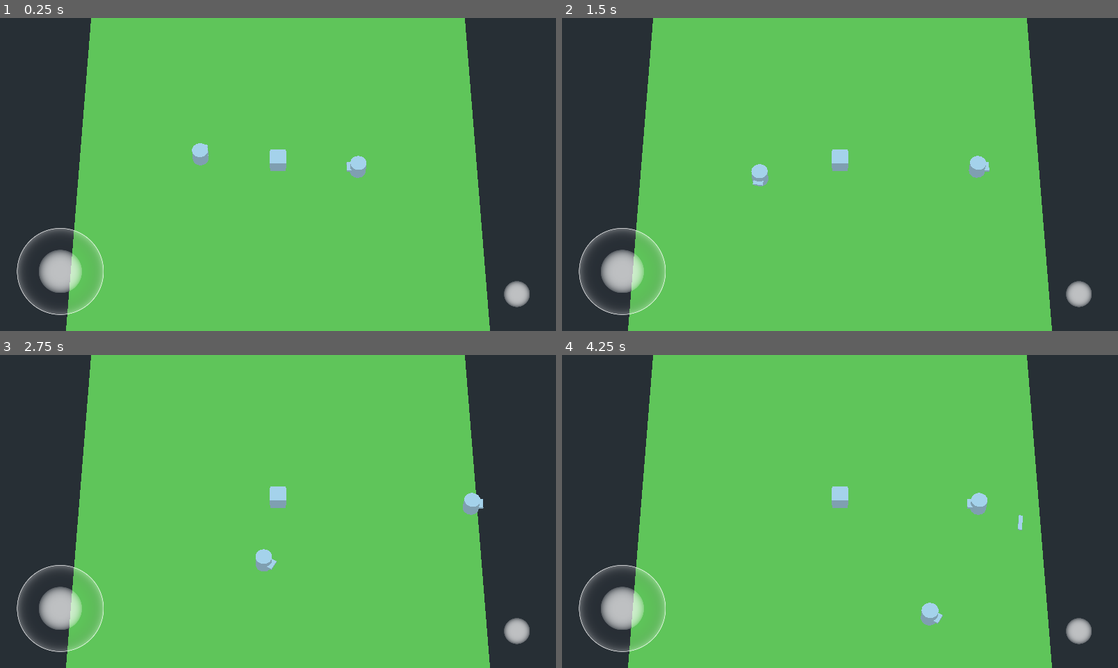
Above: before the commit, frames 1-4 (two rows, left to right).
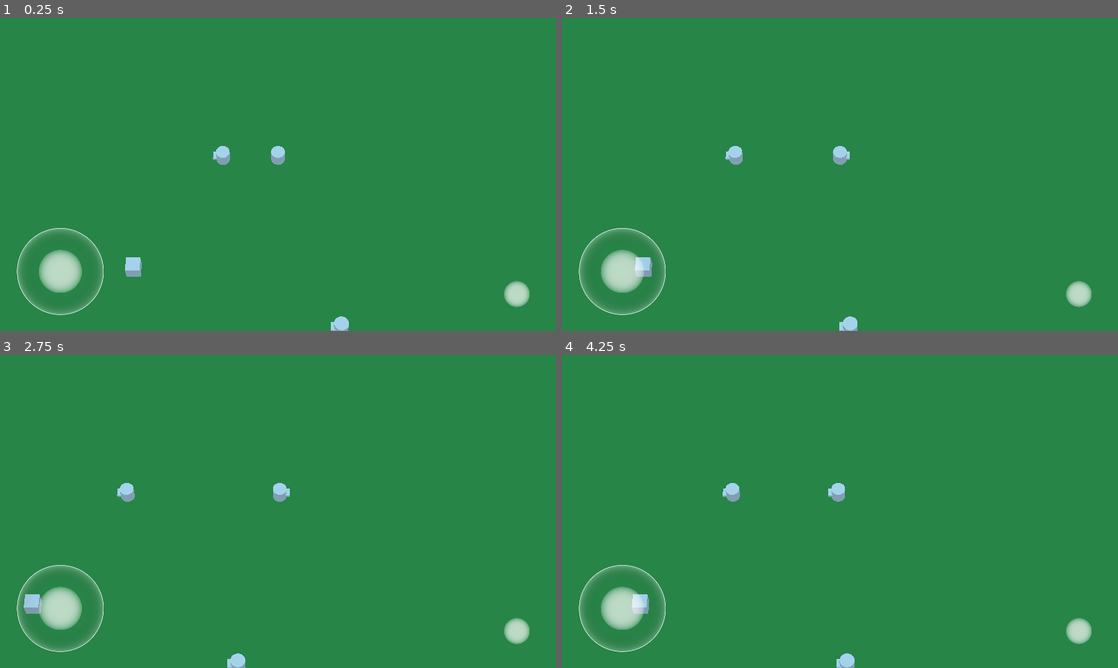
Above: after the commit, the same moments.

Repository: habibsyuhada/boomerang
Game: Godot game, scene res://scenes/Map_Experiment.tscn
Same seed, same stepped clock (60 frames per second), same inputs: the game is played once before the commit and once after it. Before the commit the project starts from res://scenes/Map_Hill.tscn.
Inputs (mouse positions are in pixels of both pictures, inside the frame that each line leads up to):
- Up to frame 1 (0.25 s): no input
- Up to frame 2 (1.5 s): move the mouse to (962, 158) at 0.52 s; hold Right (ui_right) 0.53-1.25 s; tap Space (ui_select) at 0.6, 0.77, 1.07 s; click (962, 158) at 0.67 s; drag from (728, 190) to (595, 305) at 1.27 s
- Up to frame 3 (2.75 s): move the mouse to (333, 442) at 2.02 s; hold Right (ui_right) from 2.03 s (still down); tap Space (ui_select) at 2.1 s
- Up to frame 4 (4.25 s): release Right (ui_right) at 2.75 s; drag from (812, 574) to (1079, 630) at 2.77 s; move the mouse to (1006, 558) at 3.52 s; hold Left (ui_left) from 3.53 s (still down); tap Space (ui_select) at 3.6, 3.77, 4.07 s

The runs differ from the first frame. In frame 1, 100% of the frame differs, in the area x 0-100%, y 0-100%; in frame 2, 100%; in frame 3, 100%; in frame 4, 100%.

Commit message:
power boomerang

Diff:
--- a/objects/Boomerang_Kinetic.gd
+++ b/objects/Boomerang_Kinetic.gd
@@ -3,7 +3,7 @@
 
 # Declare member variables here. Examples:
 enum {IDLE, FLY, RETURN, FREE_ROAM}
-export (float) var throw_speed = 100
+export (float) var throw_speed = 120
 export var time_return = 0.5
 var parent = null
 var state: int = IDLE
@@ -26,8 +26,6 @@
 	if parent == null :
 		parent = get_node_or_null('/root/World/Player')
 	reset()
-
-	HUD.connect("_on_Shoot_Analog_analogRelease", self, "_on_Shoot_Analog_analogRelease")
 
 # Called every frame. 'delta' is the elapsed time since the previous frame.
 func _physics_process(delta):
@@ -58,14 +56,15 @@
 
 func idle():
 	global_transform.origin = parent.global_transform.origin
-	if Input.is_action_just_pressed("ui_select") and parent.name == "Player":
-		throw()
+	#if Input.is_action_just_pressed("ui_select") and parent.name == "Player":
+		#throw()
 
-func throw():
+func throw(power_throw:float = 0.0):
 	if state == IDLE :
+		#throw_speed = 100
 		$CollisionShape.disabled = false
 		state = FLY
-		$Timer.start(time_return)
+		$Timer.start(power_throw)
 		rotation = parent.rotation
 		not_collide = true
 		speed_rotation = rand_range(1,10)
@@ -136,7 +135,3 @@
 	if collision:
 		velocity = velocity.bounce(collision.normal)
 		state = FREE_ROAM
-
-func _on_Shoot_Analog_analogRelease():
-	if state == IDLE and parent.name == "Player":
-		throw()
--- a/objects/Player.gd
+++ b/objects/Player.gd
@@ -12,6 +12,7 @@
 var shot_analog_value = Vector2.ZERO
 
 var boomerang = null
+var power_throw = -0.05
 
 # Called when the node enters the scene tree for the first time.
 func _ready():
@@ -40,8 +41,10 @@
 			pass
 
 	if isshot_analog_pressed :
-				rotation_degrees.y = rad2deg(Vector2(0, 0).angle_to_point(Vector2(shot_analog_value.x, -shot_analog_value.y)))
-				pass
+		rotation_degrees.y = rad2deg(Vector2(0, 0).angle_to_point(Vector2(shot_analog_value.x, -shot_analog_value.y)))
+		if power_throw < 0.45 :
+			power_throw += delta*0.5
+			print(power_throw)
 
 	move_and_slide(velocity)
 	global_transform.origin.y = 1
@@ -78,12 +81,14 @@
 
 func _on_Shoot_Analog_analogRelease():
 	isshot_analog_pressed = false
+	if power_throw > 0 :
+		boomerang.throw(power_throw)
+	power_throw = -0.05
 
 func _on_Shoot_Analog_analogChange(force, pos):
 	shot_analog_value = pos
 
 func _on_Area_body_entered(body):
-	print(body)
 	if body.name != name :
 		if body.get_class() == "KinematicBody" :
 			if "Boomerang" in body.name:
--- a/project.godot
+++ b/project.godot
@@ -11,7 +11,7 @@
 [application]
 
 config/name="Boomerang"
-run/main_scene="res://scenes/Map_Hill.tscn"
+run/main_scene="res://scenes/Map_Experiment.tscn"
 config/icon="res://icon.png"
 
 [autoload]
--- a/scenes/Map_Experiment.gd
+++ b/scenes/Map_Experiment.gd
@@ -12,6 +12,9 @@
 
 	get_node("/root/World/Player").boomerang = get_node("/root/World/Boomerang")
 
+	$Camera.add_target($Player)
+	$Camera.add_target($Boomerang)
+
 
 # Called every frame. 'delta' is the elapsed time since the previous frame.
 #func _process(delta):
--- a/scenes/Map_Experiment.tscn
+++ b/scenes/Map_Experiment.tscn
@@ -14,6 +14,7 @@
 
 [sub_resource type="PlaneMesh" id=2]
 material = SubResource( 1 )
+size = Vector2( 10, 10 )
 
 [node name="World" type="Spatial"]
 script = ExtResource( 1 )
@@ -27,6 +28,8 @@
 transform = Transform( 0, 0, -1, 0, 1, 0, 1, 0, 0, 10, 1, -18 )
 
 [node name="Camera" parent="." instance=ExtResource( 2 )]
+transform = Transform( 1, 0, 0, 0, 0.5, 0.866026, 0, -0.866026, 0.5, 0, 160, 95 )
+fov = 14.0
 
 [node name="StaticBody" parent="." instance=ExtResource( 5 )]
 transform = Transform( 1, 0, 0, 0, 1, 0, 0, 0, 1, -10, 1, 0 )
